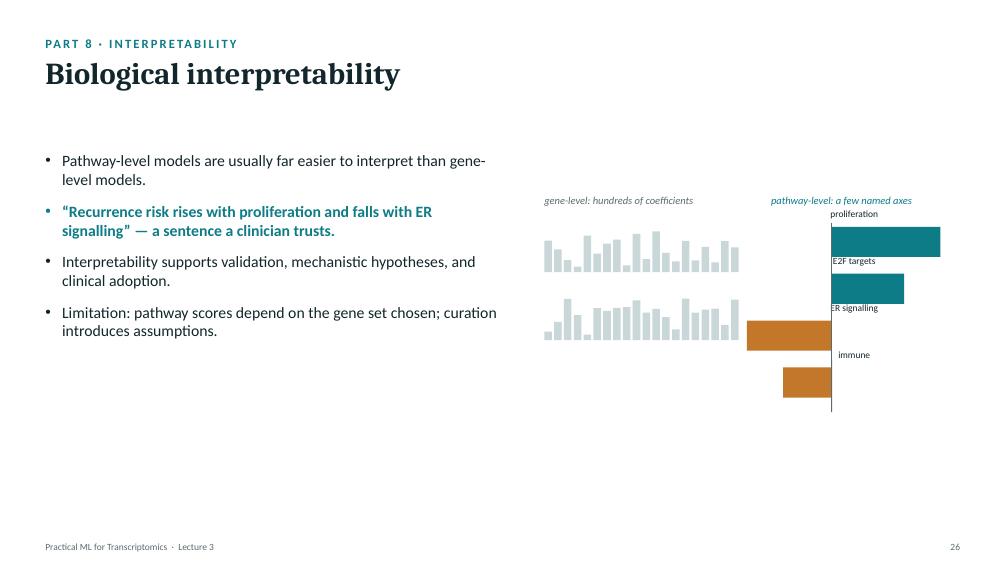
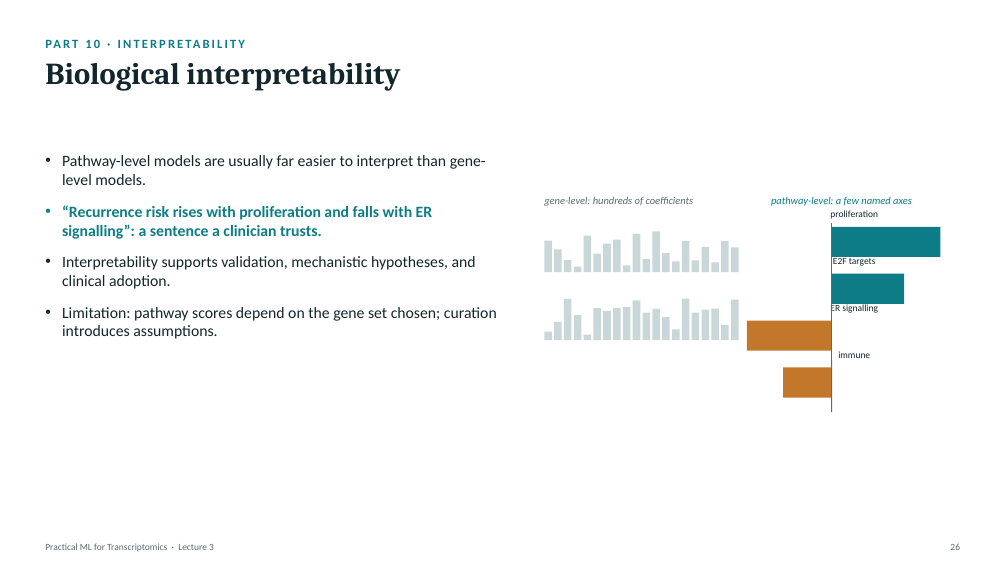
Before and after one commit to zhanyinx/ml26, a slide deck: slide 22 of lessons/lesson03_feature_engineering/theory/slides/Lecture3 - Feature Engineering and Biological Representation.pptx (slide 26 before the commit). Drawn at 1008x567 pixels with LibreOffice and Linux fonts; fonts in the diff are those of the drawing. Boxes give left, top, right and bottom in pixels: in the first picture for what was removed or moved away, otherwise in the second. Text is boxed around its words. In the diff, an @@ line names an element or a change of style, - is before the commit and + after.

```diff
--- a/lessons/lesson03_feature_engineering/theory/slides/Lecture3 - Feature Engineering and Biological Representation.pptx
+++ b/lessons/lesson03_feature_engineering/theory/slides/Lecture3 - Feature Engineering and Biological Representation.pptx
@@ text at (x1=186, y1=63, x2=400, y2=91): text changed @@
-PART 8 · INTERPRETABILITY
+PART 10 · INTERPRETABILITY
@@ text at (x1=62, y1=205, x2=433, y2=239): text changed @@
-• “Recurrence risk rises with proliferation and falls with ER signalling” — a sentence a clinician trusts.
+• “Recurrence risk rises with proliferation and falls with ER signalling”: a sentence a clinician trusts.
```
Also in this commit, not shown: 20 other slides changed, 2 slides added, 7 slides removed.
